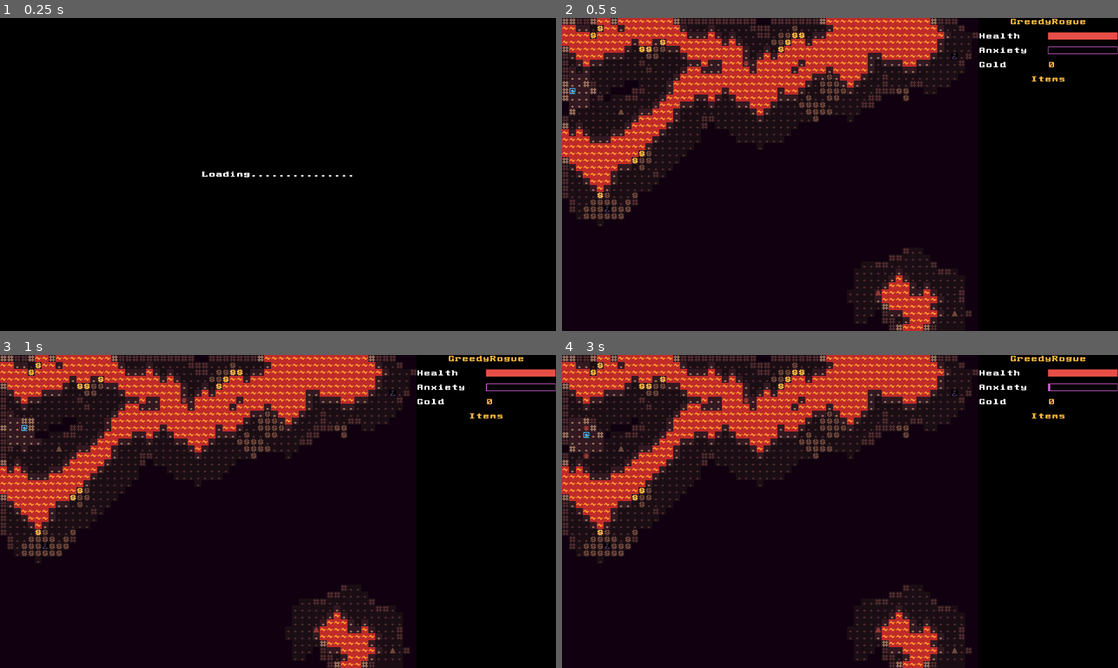
Above: before the commit, frames 1-4 (two rows, left to right).
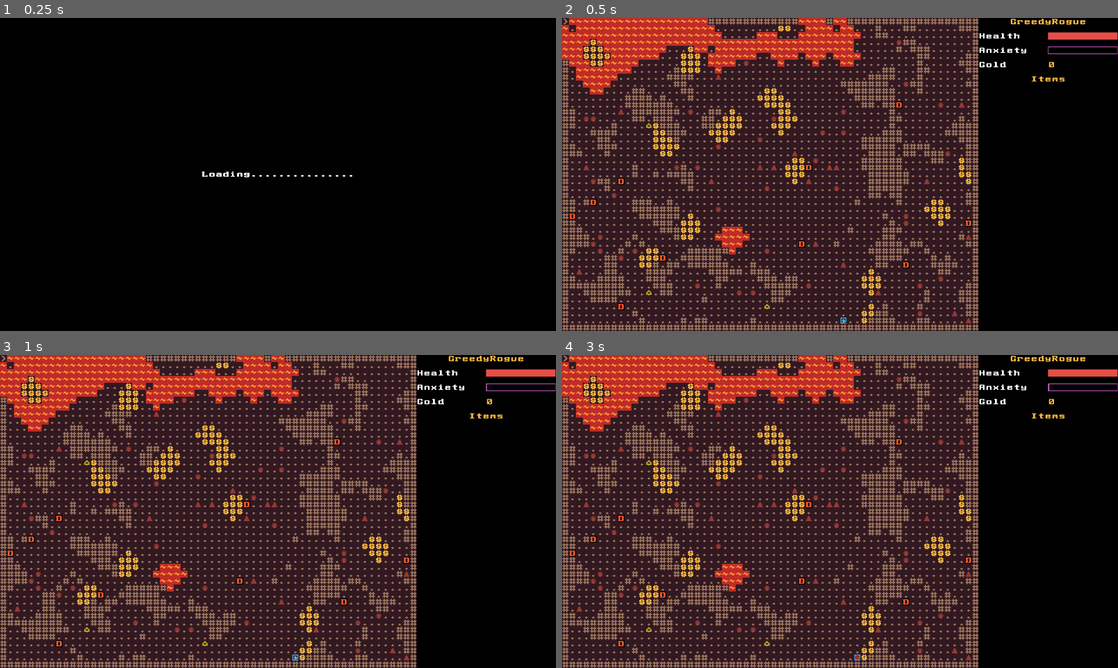
Above: after the commit, the same moments.

Repository: gruebite/GreedyRogue
Game: Godot game, scene res://screens/game/game.tscn
Same seed, same stepped clock (60 frames per second), same inputs: the game is played once before the commit and once after it.
Inputs (mouse positions are in pixels of both pictures, inside the frame that each line leads up to):
- Up to frame 1 (0.25 s): no input
- Up to frame 2 (0.5 s): no input
- Up to frame 3 (1 s): tap Enter (ui_accept) at 0.5, 0.77 s; move the mouse to (400, 495) at 0.52 s; hold Right (ui_right) from 0.53 s (still down); tap Space at 0.6 s; click (400, 495) at 0.67 s
- Up to frame 4 (3 s): release Right (ui_right) at 1.25 s; tap Enter (ui_accept) at 1.25, 2, 2.75 s; drag from (728, 527) to (812, 574) at 1.27 s; move the mouse to (895, 442) at 2.02 s; hold Right (ui_right) 2.03-2.75 s; tap R at 2.1 s; drag from (812, 574) to (673, 464) at 2.77 s

Frame 1 is identical in both runs. In frame 2, 58% of the frame differs, in the area x 0-75%, y 0-100%; in frame 3, 58%; in frame 4, 58%.

Commit message:
Refactor treasure for acquiring items.

Diff:
--- a/components/backpack/backpack.gd
+++ b/components/backpack/backpack.gd
@@ -4,6 +4,7 @@
 const NAME := "Backpack"
 
 signal gold_changed(to)
+signal gained_item(item)
 
 export var gold := 0 setget set_gold
 export var items := []
--- a/components/controller/controller.gd
+++ b/components/controller/controller.gd
@@ -4,6 +4,8 @@
 const NAME := "Controller"
 
 signal found_exit()
+signal picked_up_gold()
+signal picked_up_treasure()
 
 onready var bright_sytem: BrightSystem = find_system(BrightSystem.GROUP_NAME)
 onready var turn_system: TurnSystem = find_system(TurnSystem.GROUP_NAME)
@@ -73,8 +75,10 @@
 			emit_signal("found_exit")
 
 func _on_pickup(ent: Entity) -> void:
-	var treasure: Treasure = ent.get_component(Treasure.NAME)
-	if treasure:
-		backpack.gold += treasure.gold
-		anxiety.anxiety -= treasure.gold
+	if ent.get_component(Gold.NAME):
+		backpack.gold += (randi() % 5) + 5
+		anxiety.anxiety -= 10
 		effect_system.spawn_effect(preload("res://effects/collect_gold/collect_gold.tscn").instance(), entity.position)
+		emit_signal("picked_up_gold")
+	if ent.get_component(Treasure.NAME):
+		emit_signal("picked_up_treasure")
--- a/components/dragon/dragon.gd
+++ b/components/dragon/dragon.gd
@@ -13,7 +13,7 @@
 signal woke_up()
 
 export var awake_dist := 3
-export var sight_range := 6
+export var sight_range := 9
 export var dim_range := 4
 export var lit_range := 1
 export var breath_weapon_chance := 0.1
@@ -25,6 +25,7 @@
 export var breath := 1.0 setget set_breath
 
 var state: int = SLEEPING
+var breath_dir: int = 0
 var breath_timer: int = 0
 
 onready var turn_system: TurnSystem = find_system(TurnSystem.GROUP_NAME)
@@ -61,20 +62,13 @@
 				$AnimationPlayer.play("breath_in")
 			if breath_timer == 0:
 				$AnimationPlayer.play("breath_out")
-				breath_fire(Direction.CARDINALS[randi() % 4])
+				breath_fire(breath_dir)
 				state = WANDERING
 			else:
 				breath_timer -= 1
 		PURSUING:
 			if randi() % 5:
-				var dv: Vector2 = entity_system.player.grid_position - entity.grid_position
-				dv.x = sign(dv.x)
-				dv.y = sign(dv.y)
-				if dv.x != 0 and dv.y != 0:
-					if randi() % 2 == 0:
-						dv.x = 0
-					else:
-						dv.y = 0
+				var dv := Direction.delta(cardinal_to_player())
 				var desired := entity.grid_position + dv
 				if navigation_system.can_move_to(entity, desired):
 					navigation_system.move_to(entity, desired)
@@ -99,6 +93,7 @@
 			else:
 				if randf() <= breath_weapon_chance:
 					state = BREATHING
+					breath_dir = Direction.CARDINALS[randi() % 4]
 					breath_timer = breath_weapon_time
 		BREATHING:
 			pass
@@ -106,6 +101,10 @@
 			var v: Vector2 = (entity_system.player.grid_position - entity.grid_position).abs()
 			if v.x + v.y > sight_range:
 				state = WANDERING
+			elif randf() <= breath_weapon_chance:
+				state = BREATHING
+				breath_dir = cardinal_to_player()
+				breath_timer = breath_weapon_time
 
 func wake_up() -> void:
 	if state != SLEEPING:
@@ -131,3 +130,21 @@
 	breath = value
 	if breathing_node:
 		breathing_node.scale = Vector2(breath, breath)
+
+func cardinal_to_player() -> int:
+	var vec := entity_system.player.grid_position - entity.grid_position
+	vec.x = sign(vec.x)
+	vec.y = sign(vec.y)
+	if vec.x != 0 and vec.y != 0:
+		if randi() % 2 == 0:
+			vec.x = 0
+		else:
+			vec.y = 0
+	if vec.x == 1:
+		return Direction.EAST
+	elif vec.y == 1:
+		return Direction.SOUTH
+	elif vec.x == -1:
+		return Direction.WEST
+	else:
+		return Direction.NORTH
--- /dev/null
+++ b/components/gold/gold.gd
@@ -0,0 +1,12 @@
+extends Component
+class_name Gold
+
+const NAME := "Gold"
+
+onready var hoard_system: HoardSystem = find_system(HoardSystem.GROUP_NAME)
+
+func _ready() -> void:
+	hoard_system.add_gold()
+
+func _exit_tree() -> void:
+	hoard_system.remove_gold()
--- /dev/null
+++ b/components/gold/gold.tscn
@@ -0,0 +1,6 @@
+[gd_scene load_steps=2 format=2]
+
+[ext_resource path="res://components/gold/gold.gd" type="Script" id=1]
+
+[node name="Gold" type="Node2D"]
+script = ExtResource( 1 )
--- a/components/treasure/treasure.gd
+++ b/components/treasure/treasure.gd
@@ -2,26 +2,3 @@
 class_name Treasure
 
 const NAME := "Treasure"
-
-enum Item {
-	NONE,
-	TORCH,
-	POTION,
-}
-
-export var min_gold := 0
-export var max_gold := 0
-
-export var torch_weight := 0.0
-export var potion_weight := 0.0
-
-onready var hoard_system: HoardSystem = find_system(HoardSystem.GROUP_NAME)
-
-onready var gold: int = randi() % (max_gold - min_gold + 1) + min_gold
-onready var item: int = Item.NONE
-
-func _ready() -> void:
-	hoard_system.add_treasure(self)
-
-func _exit_tree() -> void:
-	hoard_system.remove_treasure(self)
--- a/components/treasure/treasure.tscn
+++ b/components/treasure/treasure.tscn
@@ -1,6 +1,12 @@
 [gd_scene load_steps=2 format=2]
 
-[ext_resource path="res://components/treasure/treasure.gd" type="Script" id=1]
+[sub_resource type="GDScript" id=1]
+script/source = "extends Component
+class_name Treasure
+
+const NAME := \"Treasure\"
+
+"
 
 [node name="Treasure" type="Node2D"]
-script = ExtResource( 1 )
+script = SubResource( 1 )
--- a/entities/entities.gd
+++ b/entities/entities.gd
@@ -3,9 +3,10 @@
 
 const DRAGONLING := preload("res://entities/dragonling/dragonling.tscn")
 const FIRE := preload("res://entities/fire/fire.tscn")
-const GOLD := preload("res://entities/gold/gold.tscn")
+const GOLD_PILE := preload("res://entities/gold_pile/gold_pile.tscn")
 const LAVA := preload("res://entities/lava/lava.tscn")
 const PITFALL := preload("res://entities/pitfall/pitfall.tscn")
 const PLAYER := preload("res://entities/player/player.tscn")
 const ROCK := preload("res://entities/rock/rock.tscn")
 const STALAGMITE := preload("res://entities/stalagmite/stalagmite.tscn")
+const TREASURE_CHEST := preload("res://entities/treasure_chest/treasure_chest.tscn")
--- a/entities/gold/gold.tscn
+++ /dev/null
@@ -1,26 +0,0 @@
-[gd_scene load_steps=7 format=2]
-
-[ext_resource path="res://entities/entity.gd" type="Script" id=1]
-[ext_resource path="res://components/display/display.tscn" type="PackedScene" id=2]
-[ext_resource path="res://components/matter/matter.tscn" type="PackedScene" id=3]
-[ext_resource path="res://components/presence/presence.tscn" type="PackedScene" id=5]
-[ext_resource path="res://components/treasure/treasure.tscn" type="PackedScene" id=6]
-[ext_resource path="res://components/pickupable/pickupable.tscn" type="PackedScene" id=7]
-
-[node name="Gold" type="Node2D"]
-script = ExtResource( 1 )
-
-[node name="Display" parent="." instance=ExtResource( 2 )]
-dim_pos = Vector2( 0, 304 )
-lit_pos = Vector2( 64, 304 )
-
-[node name="Presence" parent="." instance=ExtResource( 5 )]
-
-[node name="Matter" parent="." instance=ExtResource( 3 )]
-mask = 4
-
-[node name="Treasure" parent="." instance=ExtResource( 6 )]
-min_gold = 4
-max_gold = 40
-
-[node name="Pickupable" parent="." instance=ExtResource( 7 )]
--- /dev/null
+++ b/entities/gold_pile/gold_pile.tscn
@@ -0,0 +1,24 @@
+[gd_scene load_steps=7 format=2]
+
+[ext_resource path="res://entities/entity.gd" type="Script" id=1]
+[ext_resource path="res://components/matter/matter.tscn" type="PackedScene" id=2]
+[ext_resource path="res://components/presence/presence.tscn" type="PackedScene" id=3]
+[ext_resource path="res://components/display/display.tscn" type="PackedScene" id=4]
+[ext_resource path="res://components/gold/gold.tscn" type="PackedScene" id=5]
+[ext_resource path="res://components/pickupable/pickupable.tscn" type="PackedScene" id=6]
+
+[node name="GoldPile" type="Node2D"]
+script = ExtResource( 1 )
+
+[node name="Display" parent="." instance=ExtResource( 4 )]
+dim_pos = Vector2( 0, 304 )
+lit_pos = Vector2( 64, 304 )
+
+[node name="Presence" parent="." instance=ExtResource( 3 )]
+
+[node name="Matter" parent="." instance=ExtResource( 2 )]
+mask = 4
+
+[node name="Gold" parent="." instance=ExtResource( 5 )]
+
+[node name="Pickupable" parent="." instance=ExtResource( 6 )]
--- /dev/null
+++ b/entities/treasure_chest/treasure_chest.tscn
@@ -0,0 +1,23 @@
+[gd_scene load_steps=7 format=2]
+
+[ext_resource path="res://entities/entity.gd" type="Script" id=1]
+[ext_resource path="res://components/display/display.tscn" type="PackedScene" id=2]
+[ext_resource path="res://components/presence/presence.tscn" type="PackedScene" id=3]
+[ext_resource path="res://components/matter/matter.tscn" type="PackedScene" id=4]
+[ext_resource path="res://components/treasure/treasure.tscn" type="PackedScene" id=5]
+[ext_resource path="res://components/pickupable/pickupable.tscn" type="PackedScene" id=6]
+
+[node name="TreasureChest" type="Node2D"]
+script = ExtResource( 1 )
+
+[node name="Display" parent="." instance=ExtResource( 2 )]
+lit_pos = Vector2( 64, 432 )
+
+[node name="Presence" parent="." instance=ExtResource( 3 )]
+
+[node name="Matter" parent="." instance=ExtResource( 4 )]
+mask = 4
+
+[node name="Treasure" parent="." instance=ExtResource( 5 )]
+
+[node name="Pickupable" parent="." instance=ExtResource( 6 )]
--- a/project.godot
+++ b/project.godot
@@ -168,6 +168,11 @@
 "class": "GeneratorSystem",
 "language": "GDScript",
 "path": "res://systems/generator_system/generator_system.gd"
+}, {
+"base": "Component",
+"class": "Gold",
+"language": "GDScript",
+"path": "res://components/gold/gold.gd"
 }, {
 "base": "Reference",
 "class": "Grid",
@@ -367,6 +372,7 @@
 "Fov": "",
 "Game": "",
 "GeneratorSystem": "",
+"Gold": "",
 "Grid": "",
 "Grounded": "",
 "Harmful": "",
--- a/screens/lair/lair.gd
+++ b/screens/lair/lair.gd
@@ -32,6 +32,8 @@
 		_ignore = player.get_component(Anxiety.NAME).connect("panicking", self, "_on_panicking")
 		_ignore = player.get_component(Anxiety.NAME).connect("calmed_down", self, "_on_calmed_down")
 		_ignore = player.get_component(Controller.NAME).connect("found_exit", self, "_on_found_exit")
+		_ignore = player.get_component(Controller.NAME).connect("picked_up_gold", self, "_on_picked_up_gold")
+		_ignore = player.get_component(Controller.NAME).connect("picked_up_treasure", self, "_on_picked_up_treasure")
 
 func _input(event: InputEvent) -> void:
 	if not $UI/Message.visible:
@@ -52,7 +54,6 @@
 	game_over = true
 
 func _on_gold_changed(to: int) -> void:
-	$HoardSystem.gold_collected = to
 	print("Gold percentage: %0.2f%%" % [$HoardSystem.gold_p * 100])
 	$UI/HUD/VBoxContainer/Gold/Value.text = str(to)
 
@@ -76,6 +77,12 @@
 	show_message("Found an escape!\nCollected %.2f%% of the gold" % ($HoardSystem.gold_p * 100))
 	game_over = true
 
+func _on_picked_up_gold() -> void:
+	$HoardSystem.collect_gold()
+
+func _on_picked_up_treasure() -> void:
+	print("got treasure")
+
 func regenerate() -> void:
 	game_over = false
 	show_message("Loading")
--- a/scripts/tile.gd
+++ b/scripts/tile.gd
@@ -18,7 +18,8 @@
 
 	# Tiles used only for generation.
 	LAVA_CARVING,
-	GOLD,
+	GOLD_PILE,
+	TREASURE_CHEST,
 	ROCK,
 	PITFALL,
 	STALAGMITE,
--- a/systems/bright_system/bright_system.gd
+++ b/systems/bright_system/bright_system.gd
@@ -89,7 +89,7 @@
 func update_tiles() -> void:
 	for x in Constants.MAP_COLUMNS:
 		for y in Constants.MAP_ROWS:
-			var brightness := get_brightness(x, y)
+			var brightness := Brightness.LIT#get_brightness(x, y)
 			tile_system.set_brightness(x, y, brightness)
 			entity_system.set_brightness(x, y, brightness)
 
--- a/systems/generator_system/generator_system.gd
+++ b/systems/generator_system/generator_system.gd
@@ -84,12 +84,49 @@
 		walker.commit()
 
 	yield()
+	# Lava pools.
+
+	var pools := walker.rng.randi_range(1, 10)
+	var small_pools := walker.rng.randi_range(pools / 2, pools)
+	var large_pools := walker.rng.randi_range(0, pools - small_pools)
+	for i in pools:
+		walker.goto_random_opened()
+		var size: int
+		if small_pools > 0:
+			small_pools -= 1
+			size = 5
+		elif large_pools > 0:
+			large_pools -= 1
+			size = 15
+		for s in size:
+			walker.step_random()
+			walker.mark_point_set(plus, tile_to_walker_tile(Tile.LAVA_CARVING))
+		walker.commit()
+
+	yield()
+	# Lava Rivers
+
+	var circle := PointSets.circle(4)
+
+	walker.goto_random_edge()
+	walker.remember()
+	for i in 2:
+		walker.goto_random_edge()
+		while not walker.is_on_last_remembered():
+			walker.step_weighted_last_remembered(0.6)
+			walker.mark_point_set(circle, tile_to_walker_tile(Tile.FLOOR))
+			walker.commit(Walker.COMMIT_OPENED_OVER_CLOSED)
+			walker.mark_point_set(plus, tile_to_walker_tile(Tile.LAVA_CARVING))
+			walker.commit()
+	walker.forget()
+
+	yield()
 	# Gold
 
-	var piles := walker.rng.randi_range(10, 30)
-	var small_piles := walker.rng.randi_range(piles * 3 / 2, piles)
-	var medium_piles := walker.rng.randi_range(0, piles - small_piles)
-	var large_piles := walker.rng.randi_range(0, piles - medium_piles)
+	var small_piles := 10
+	var medium_piles := 3
+	var large_piles := 1
+	var piles := small_piles + medium_piles + large_piles
 	for i in piles:
 		walker.goto_random_opened()
 		var size: int
@@ -104,45 +141,16 @@
 			size = 10
 		for s in size:
 			walker.step_random()
-			walker.mark_point_set(plus, tile_to_walker_tile(Tile.GOLD))
+			walker.mark_point_set(plus, tile_to_walker_tile(Tile.GOLD_PILE))
 		walker.commit(Walker.COMMIT_OPENED_OVER_OPENED)
 
 	yield()
-	# Lava pools.
-
-	var pools := walker.rng.randi_range(1, 10)
-	var small_pools := walker.rng.randi_range(pools / 2, pools)
-	var large_pools := walker.rng.randi_range(0, pools - small_pools)
-	for i in pools:
-		walker.goto_random_opened()
-		var size: int
-		if small_pools > 0:
-			small_pools -= 1
-			size = 5
-		elif large_pools > 0:
-			large_pools -= 1
-			size = 15
-		for s in size:
-			walker.step_random()
-			walker.mark_point_set(plus, tile_to_walker_tile(Tile.LAVA_CARVING))
-		walker.commit()
-
-	yield()
-	# Lava Rivers
-
-	var circle := PointSets.circle(4)
-
-	walker.goto_random_edge()
-	walker.remember()
-	for i in 2:
-		walker.goto_random_edge()
-		while not walker.is_on_last_remembered():
-			walker.step_weighted_last_remembered(0.6)
-			walker.mark_point_set(circle, tile_to_walker_tile(Tile.FLOOR))
-			walker.commit(Walker.COMMIT_OPENED_OVER_CLOSED)
-			walker.mark_point_set(plus, tile_to_walker_tile(Tile.LAVA_CARVING))
-			walker.commit()
-	walker.forget()
+	# Treasure Chests
+	var treasures := 3
+	for i in treasures:
+		walker.goto_random_opened()
+		walker.mark(tile_to_walker_tile(Tile.TREASURE_CHEST))
+		walker.commit()
 
 	yield()
 	# Entities
@@ -163,9 +171,12 @@
 					if tile == Tile.ROCK:
 						tile_system.set_tile(x, y, Tile.FLOOR)
 						ent = Entities.ROCK.instance()
-					elif tile == Tile.GOLD:
-						tile_system.set_tile(x, y, Tile.FLOOR)
-						ent = Entities.GOLD.instance()
+					elif tile == Tile.GOLD_PILE:
+						tile_system.set_tile(x, y, Tile.FLOOR)
+						ent = Entities.GOLD_PILE.instance()
+					elif tile == Tile.TREASURE_CHEST:
+						tile_system.set_tile(x, y, Tile.FLOOR)
+						ent = Entities.TREASURE_CHEST.instance()
 					elif tile == Tile.STALAGMITE:
 						tile_system.set_tile(x, y, Tile.FLOOR)
 						ent = Entities.STALAGMITE.instance()
--- a/systems/hoard_system/hoard_system.gd
+++ b/systems/hoard_system/hoard_system.gd
@@ -3,34 +3,34 @@
 
 const GROUP_NAME := "hoard_system"
 
-signal treasure_added()
-signal treasure_removed()
+signal gold_added()
+signal gold_removed()
 
 var gold_p setget , get_gold_p
-var gold_remaining := 0
-var gold_collected := 0
+var gold_piles_remaining := 0
+var gold_piles_collected := 0
 
 func _ready() -> void:
 	assert(get_tree().get_nodes_in_group(GROUP_NAME).size() == 0)
 	add_to_group(GROUP_NAME)
 
 func reset() -> void:
-	gold_remaining = 0
-	gold_collected = 0
+	gold_piles_remaining = 0
+	gold_piles_collected = 0
 
-func add_treasure(t) -> void:
-	gold_remaining += t.gold
-	emit_signal("treasure_added")
+func add_gold() -> void:
+	gold_piles_remaining += 1
+	emit_signal("gold_added")
 
-func remove_treasure(t) -> void:
-	gold_remaining -= t.gold
-	emit_signal("treasure_removed")
+func remove_gold() -> void:
+	gold_piles_remaining -= 1
+	emit_signal("gold_removed")
 
-func collect_gold(amount: int) -> void:
-	gold_collected += amount
+func collect_gold() -> void:
+	gold_piles_collected += 1
 
 func get_gold_p() -> float:
-	var total_gold := gold_remaining + gold_collected
+	var total_gold := gold_piles_remaining + gold_piles_collected
 	if total_gold == 0:
 		return 1.0
-	return float(gold_collected) / total_gold
+	return float(gold_piles_collected) / total_gold
--- a/systems/security_system/security_system.gd
+++ b/systems/security_system/security_system.gd
@@ -17,7 +17,7 @@
 	assert(get_tree().get_nodes_in_group(GROUP_NAME).size() == 0)
 	add_to_group(GROUP_NAME)
 
-	var _ignore = hoard_system.connect("treasure_removed", self, "_on_treasure_removed")
+	var _ignore = hoard_system.connect("gold_removed", self, "_on_gold_removed")
 
 func _on_dragon_woke_up(dragon) -> void:
 	var _ignore
@@ -34,7 +34,7 @@
 	_ignore = asleep_dragons.erase(dragon)
 	_ignore = awake_dragons.erase(dragon)
 
-func _on_treasure_removed() -> void:
+func _on_gold_removed() -> void:
 	var gold_p: float = hoard_system.gold_p
 	var asleep := asleep_dragons.keys()
 	asleep.shuffle()
Binary file changed: assets/textures/ascii.png
